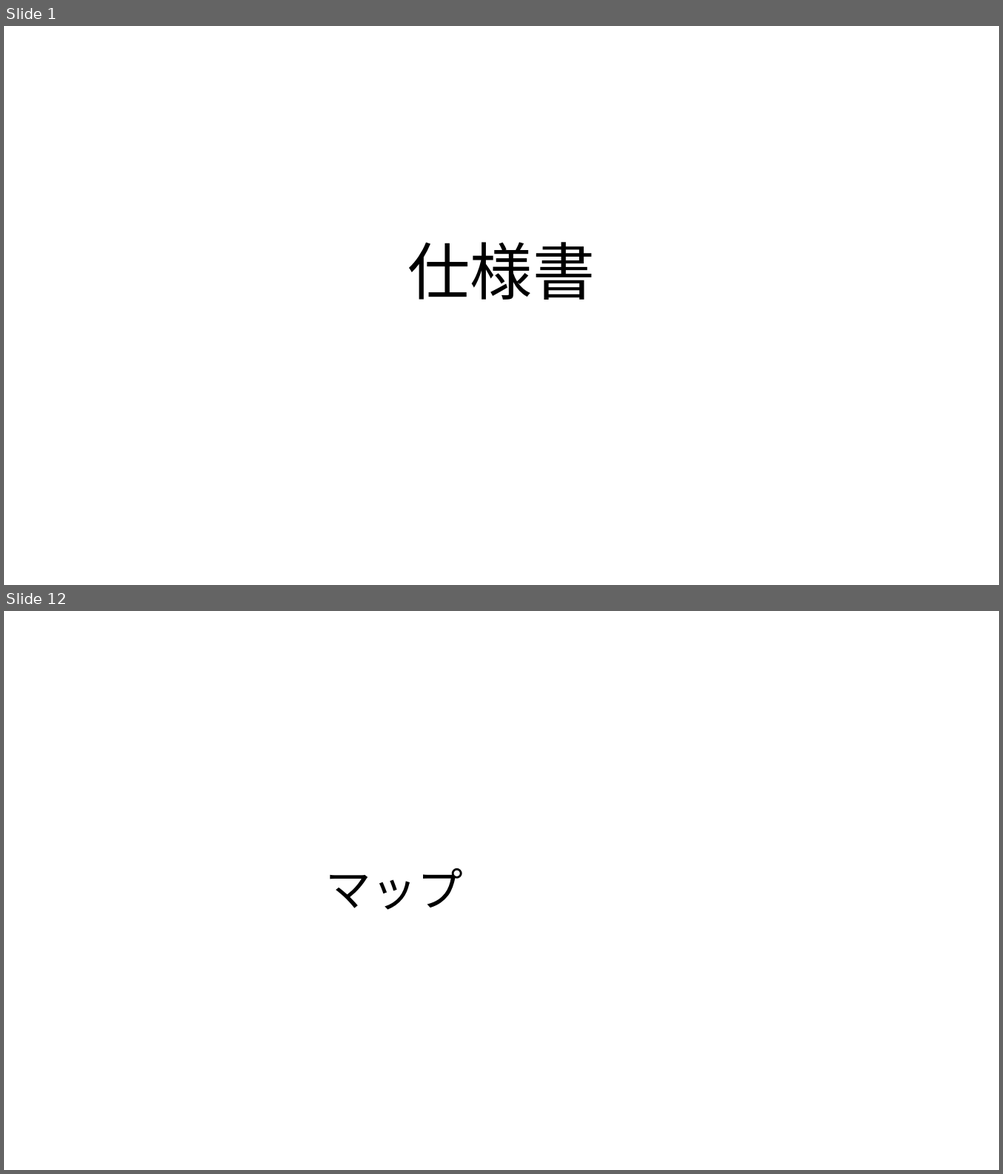
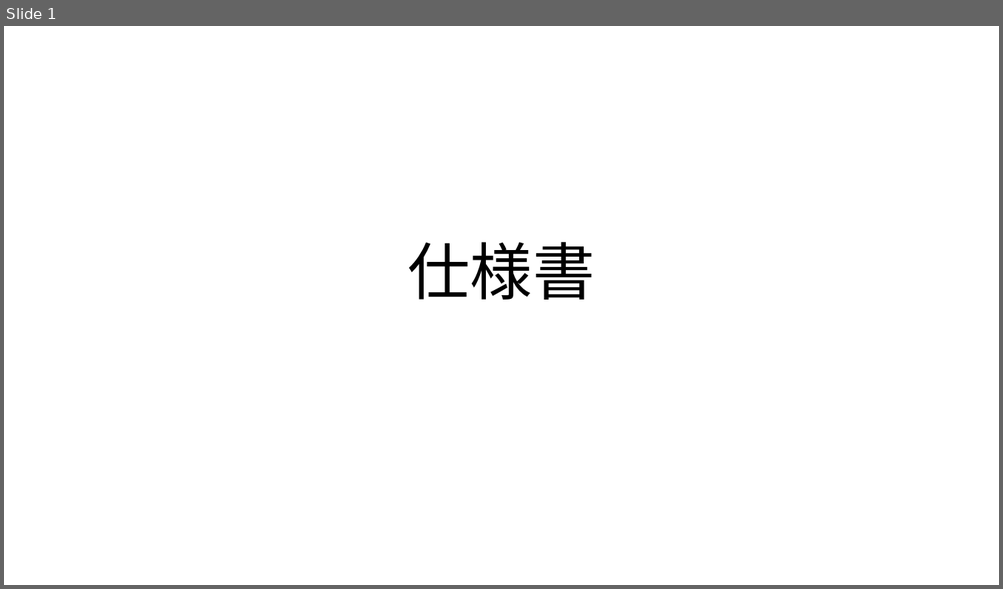
Before and after one commit to GCLUC2019/GameProject, a slide deck: 高松チーム/必要書類/仕様書/仕様書.pptx. Shown one above the other, each under a label of ours: slides 1 and 12 before the commit, slide 1 after it; the slides between them are not shown. The pictures are 1003x1174 and 1003x589 pixels, drawn with LibreOffice and Linux fonts; fonts in the diff are those of the drawing. Boxes give left, top, right and bottom in pixels: in the first picture for what was removed or moved away, otherwise in the second. Text is boxed around its words. In the diff, an @@ line names an element or a change of style, - is before the commit and + after.

```diff
--- a/高松チーム/必要書類/仕様書/仕様書.pptx
+++ b/高松チーム/必要書類/仕様書/仕様書.pptx
@@ slide 12 removed at (x1=4, y1=611, x2=999, y2=1170), background #FFFFFF @@
@@ title removed at (x1=326, y1=869, x2=463, y2=910) @@
-マップ
```
Also in this commit, not shown: 2 slides changed, 7 slides added, 21 other slides removed.
